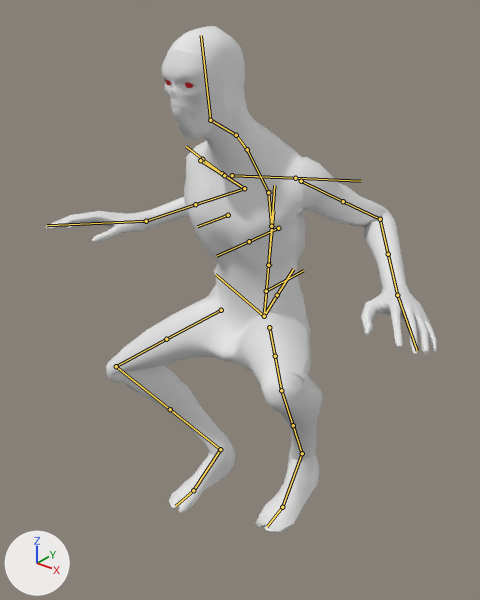
Two versions of the FBX model Assets/_Dev/Characters/EnemyMinion/MDL_Enemy_Minion.fbx, one commit apart.
Before and after are seen from a 50 mm camera at (0.776, -0.978, 1.422) aimed at (-0.016, 0.012, 0.808). The axes (+X, +Y, +Z) are drawn at lower left. The lights are the same throughout. The first picture is the older version. Both versions are drawn at frame 45 of the action 'ARM_Enemy_Minion|ANIM_Enemy_MinionBackwardWC'; the numbers are the values there. The bones that change, and the others that lie on the model, are drawn over the model as lines.

In view in the first picture: 'Minion_Corpo_low' and 1 more.
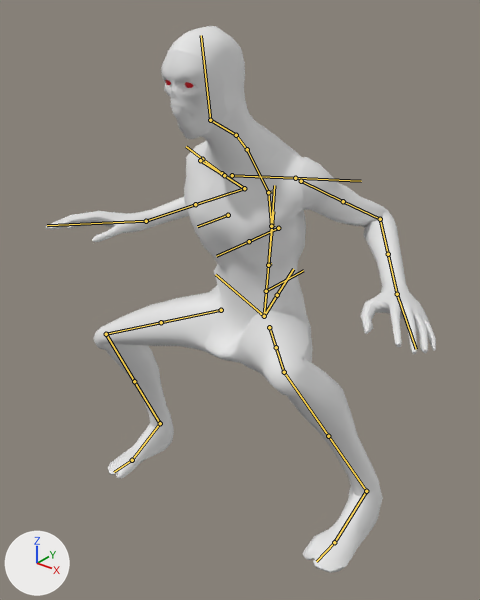
The edits, one by one:
Bone 'DEF-thigh.L' (bone_def_thigh_l) turns from (-87, 14, 1) to (-95, 12, -4) degrees about its own x, y and z.
Bone 'DEF-thigh.L' (bone_def_thigh_l) is rescaled from (1.1, 0.83, 1.1) to (1.12, 0.8, 1.12).
Bone 'DEF-shin.L' (bone_def_shin_l) turns from (123, 16, -10) to (97, 24, -17) degrees about its own x, y and z.
Bone 'DEF-shin.L' (bone_def_shin_l) is rescaled from (0.94, 1.02, 1.09) to (0.93, 0.91, 1.22).
Bone 'DEF-foot.L' (bone_def_foot_l) turns from (-32, 13, -20) to (-28, -4, 20) degrees about its own x, y and z.
Bone 'DEF-thigh.R' (bone_def_thigh_r) turns from (-47, 2, 4) to (-59, 6, 11) degrees about its own x, y and z.
Bone 'DEF-shin.R' (bone_def_shin_r) turns from (88, -2, 0) to (71, -5, 1) degrees about its own x, y and z.
Bone 'DEF-foot.R' (bone_def_foot_r) turns from (-30, -20, 25) to (-22, -3, -4) degrees about its own x, y and z.
Bone 'DEF-foot.R' (bone_def_foot_r) is rescaled from (0.99, 0.98, 1.02) to (0.98, 0.99, 1.03).

Where the change shows, as pixel boxes [x1, y1, x2, y2] in the pictures (480 x 600 px):
'Minion_Corpo_low', posed (8% taller)
    before: [46, 26, 437, 533]
    after: [46, 26, 436, 573]
bone 'DEF-thigh.L', root to tip
    before: (269, 327) to (275, 356)
    after: (269, 327) to (276, 347)
bone 'DEF-shin.L', root to tip
    before: (281, 390) to (293, 425)
    after: (284, 372) to (328, 436)
bone 'DEF-foot.L', root to tip
    before: (302, 453) to (282, 507)
    after: (366, 491) to (334, 542)
bone 'DEF-thigh.R', root to tip
    before: (221, 310) to (166, 339)
    after: (221, 310) to (161, 322)
bone 'DEF-shin.R', root to tip
    before: (116, 366) to (170, 409)
    after: (106, 334) to (134, 381)
bone 'DEF-foot.R', root to tip
    before: (220, 449) to (193, 490)
    after: (160, 423) to (132, 460)
